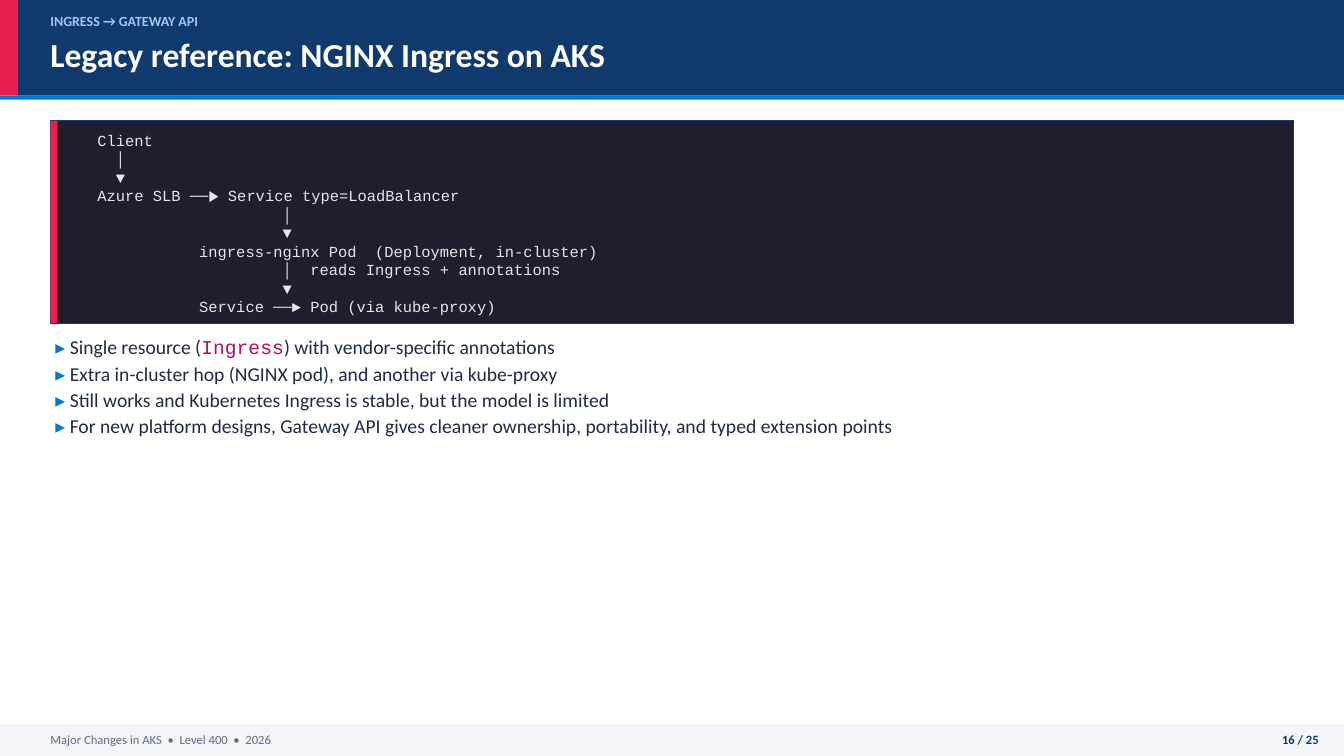
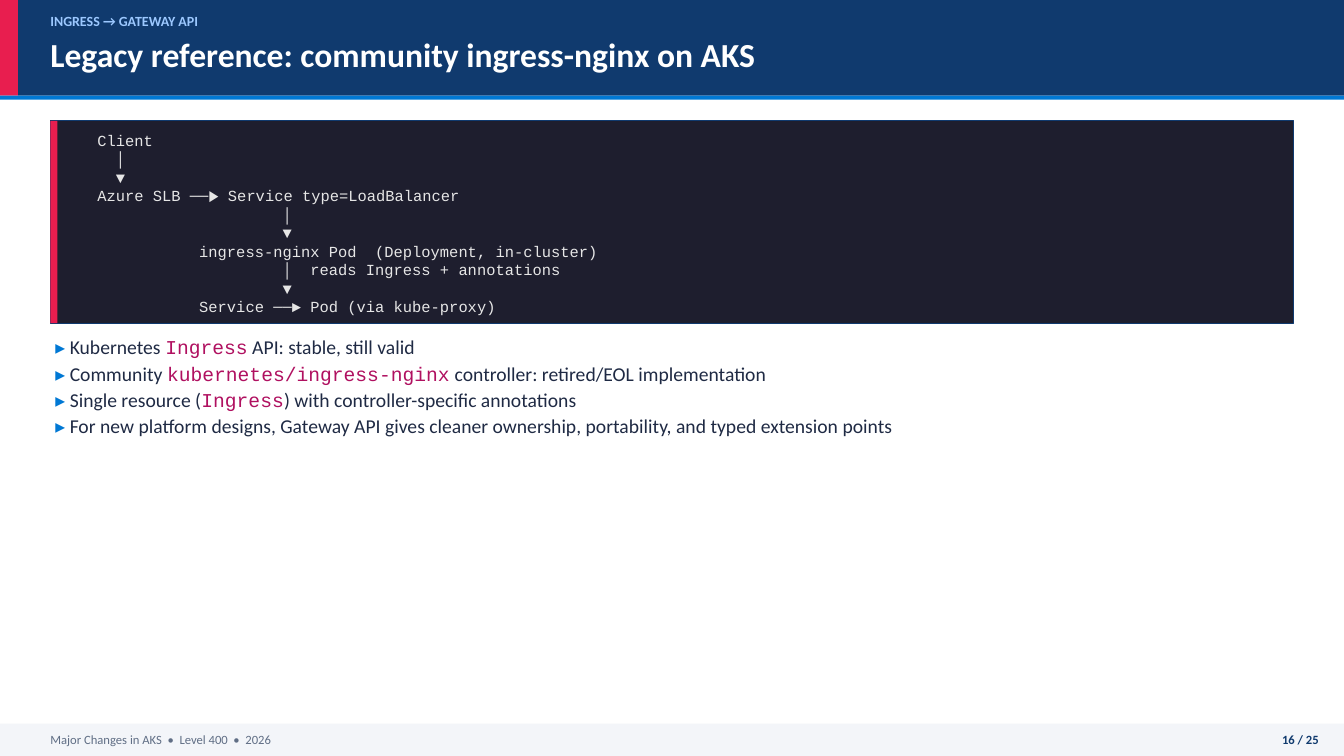
Before and after one commit to johankardell/aksingress2026, a slide deck: slide 16 of PRESENTATION.pptx. Drawn at 1344x756 pixels with LibreOffice and Linux fonts; fonts in the diff are those of the drawing. Boxes give left, top, right and bottom in pixels: in the first picture for what was removed or moved away, otherwise in the second. Text is boxed around its words. In the diff, an @@ line names an element or a change of style, - is before the commit and + after.

```diff
--- a/PRESENTATION.pptx
+++ b/PRESENTATION.pptx
@@ text at box(50, 43, 755, 73): text changed @@
-Legacy reference: NGINX Ingress on AKS
+Legacy reference: community ingress-nginx on AKS
@@ text at box(70, 340, 766, 411): text changed @@
-▸ Single resource (Ingress) with vendor-specific annotations
-▸ Extra in-cluster hop (NGINX pod), and another via kube-proxy
-▸ Still works and Kubernetes Ingress is stable, but the model is limited
+▸ Kubernetes Ingress API: stable, still valid
+▸ Community kubernetes/ingress-nginx controller: retired/EOL implementation
+▸ Single resource (Ingress) with controller-specific annotations
```
Also in this commit, not shown: 3 other slides changed, 1 other file.
